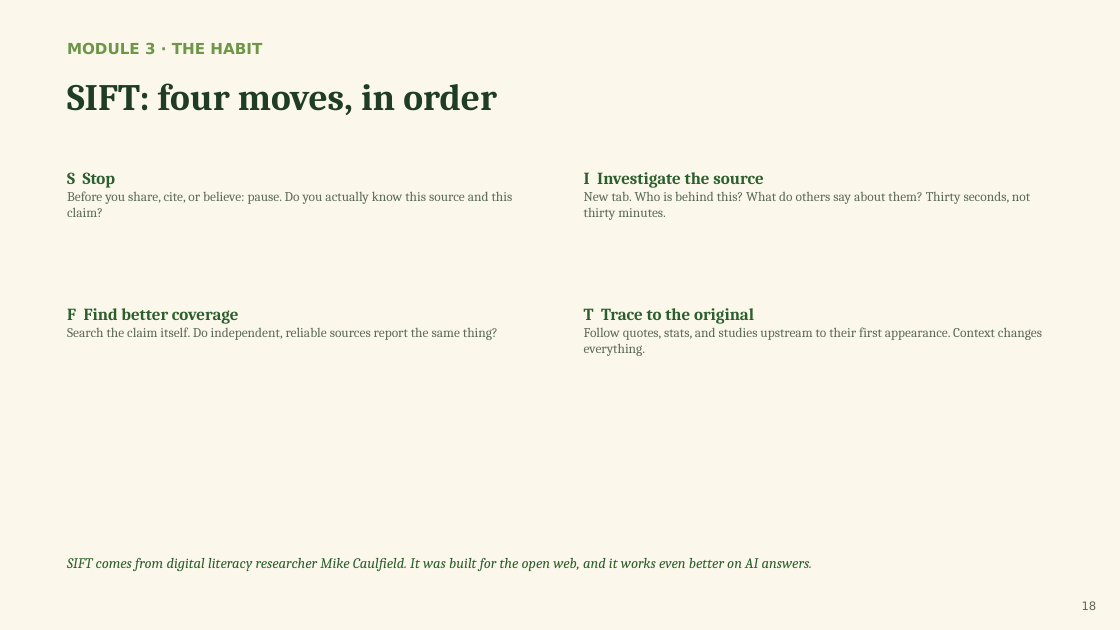
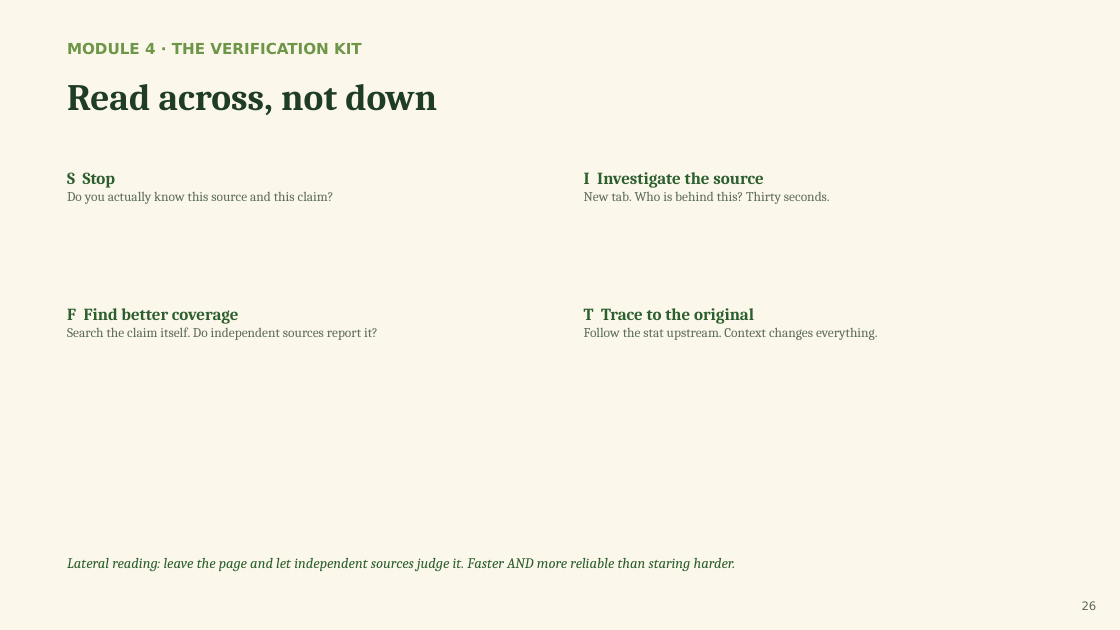
Before and after one commit to pkjaslam/cambium-academy, a slide deck: slide 26 of courses/course-03-research-with-ai/slides/Cambium-Academy-Course03-Research-with-AI.pptx (slide 18 before the commit). Drawn at 1120x630 pixels with LibreOffice and Linux fonts; fonts in the diff are those of the drawing. Boxes give left, top, right and bottom in pixels: in the first picture for what was removed or moved away, otherwise in the second. Text is boxed around its words. In the diff, an @@ line names an element or a change of style, - is before the commit and + after.

```diff
--- a/courses/course-03-research-with-ai/slides/Cambium-Academy-Course03-Research-with-AI.pptx
+++ b/courses/course-03-research-with-ai/slides/Cambium-Academy-Course03-Research-with-AI.pptx
@@ text at box(67, 42, 362, 54): text changed @@
-MODULE 3 · THE HABIT
+MODULE 4 · THE VERIFICATION KIT
@@ text at box(67, 84, 437, 115): text changed @@
-SIFT: four moves, in order
+Read across, not down
@@ text at box(67, 192, 334, 204): text changed @@
-Before you share, cite, or believe: pause. Do you actually know this source and this claim?
+Do you actually know this source and this claim?
@@ text at box(584, 192, 830, 204): text changed @@
-New tab. Who is behind this? What do others say about them? Thirty seconds, not thirty minutes.
+New tab. Who is behind this? Thirty seconds.
@@ text at box(67, 327, 378, 340): text changed @@
-Search the claim itself. Do independent, reliable sources report the same thing?
+Search the claim itself. Do independent sources report it?
@@ text at box(584, 328, 878, 340): text changed @@
-Follow quotes, stats, and studies upstream to their first appearance. Context changes everything.
+Follow the stat upstream. Context changes everything.
@@ text at box(67, 558, 736, 571): text changed @@
-SIFT comes from digital literacy researcher Mike Caulfield. It was built for the open web, and it works even better on AI answers.
+Lateral reading: leave the page and let independent sources judge it. Faster AND more reliable than staring harder.
@@ text at box(1082, 601, 1097, 610): text changed @@
-18
+26
```
Also in this commit, not shown: 17 other slides changed, 42 slides added, 22 slides removed, 18 other files.
